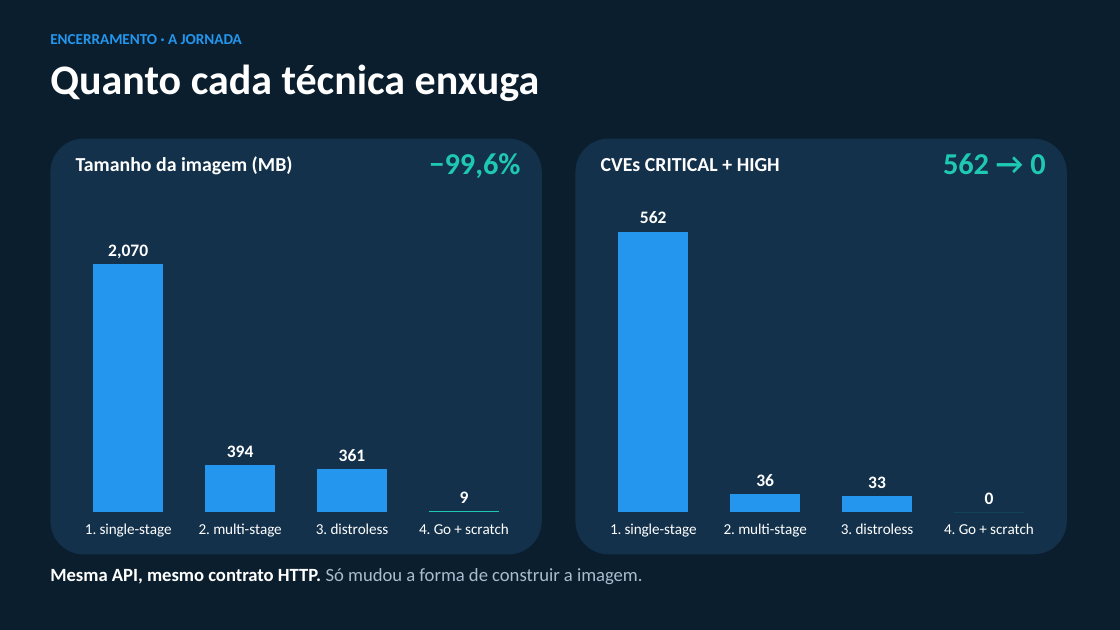
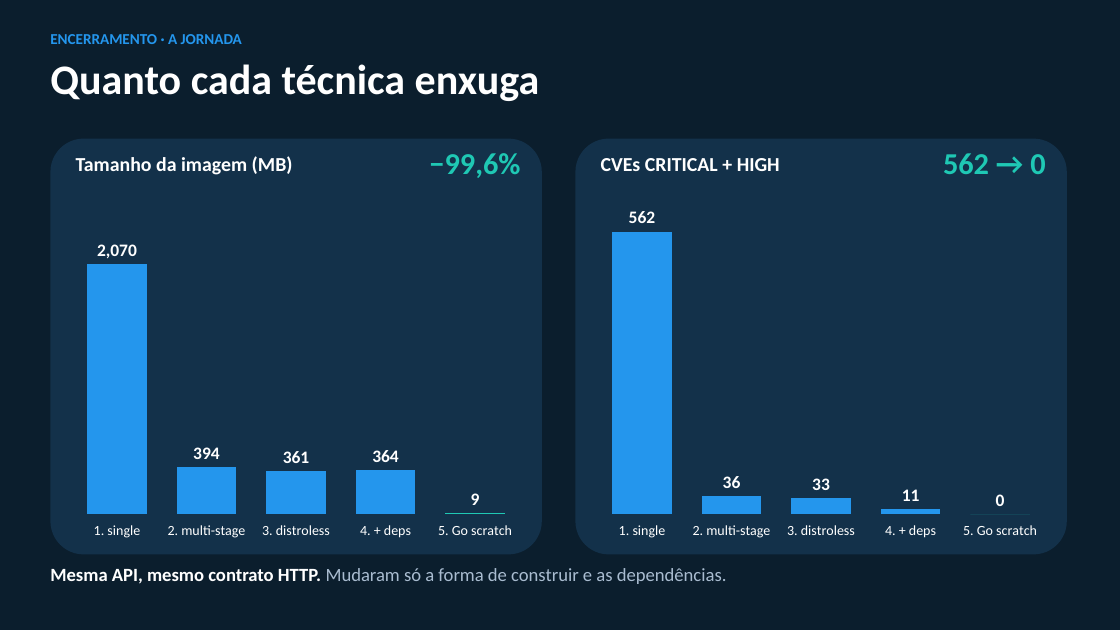
Before and after one commit to fabiofrances/appsec, a slide deck: slide 27 of reports/containerizacao-palestra.pptx (slide 26 before the commit). Drawn at 1120x630 pixels with LibreOffice and Linux fonts; fonts in the diff are those of the drawing. Boxes give left, top, right and bottom in pixels: in the first picture for what was removed or moved away, otherwise in the second. Text is boxed around its words. In the diff, an @@ line names an element or a change of style, - is before the commit and + after.

Commit message:
docs: antes x depois da atualização de dependências do backend (PR #5)
- roteiro: tabela antes (29/10) x depois (11/11) das CVEs, imagem parada envelhece
  (full 458 -> 602 HIGH no SO) e ressalva da troca de versão do Trivy
- PPT (29 slides): novo slide "Antes x depois: atualizar as dependências", jornada
  com 5 degraus (+ deps: 11 CVEs C+H) e duelo com CVEs antes -> depois
- VALIDACAO: registro da remedição e do permission denied com Trivy nativo

Generated by Fabio Franceschetto helped by [Claude Code](https://claude.com/claude-code)

```diff
--- a/reports/containerizacao-palestra.pptx
+++ b/reports/containerizacao-palestra.pptx
@@ column chart at box(63, 206, 529, 546) @@
-categories: 1. single-stage, 2. multi-stage, 3. distroless, 4. Go + scratch
+categories: 1. single, 2. multi-stage, 3. distroless, 4. + deps, 5. Go scratch
-Series 1: 2070, 394, 361, 9
+Series 1: 2070, 394, 361, 364, 9
@@ category axis changed @@
@@ bar spacing changed @@
@@ column chart at box(588, 206, 1054, 546) @@
-categories: 1. single-stage, 2. multi-stage, 3. distroless, 4. Go + scratch
+categories: 1. single, 2. multi-stage, 3. distroless, 4. + deps, 5. Go scratch
-Series 1: 562, 36, 33, 0
+Series 1: 562, 36, 33, 11, 0
@@ category axis changed @@
@@ bar spacing changed @@
@@ text at box(50, 568, 727, 584): text changed @@
-Mesma API, mesmo contrato HTTP. Só mudou a forma de construir a imagem.
+Mesma API, mesmo contrato HTTP. Mudaram só a forma de construir e as dependências.
```
Also in this commit, not shown: 1 other slide changed, 1 slide added, 3 other files.
